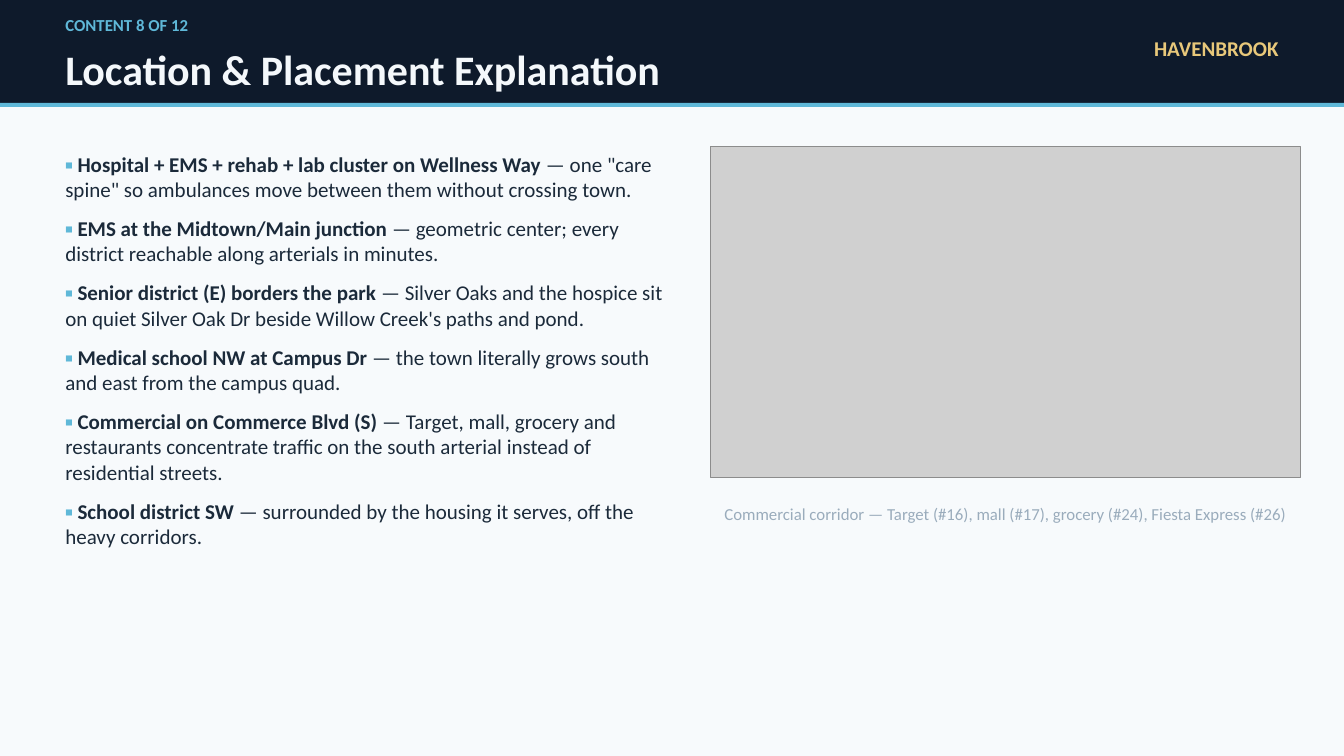
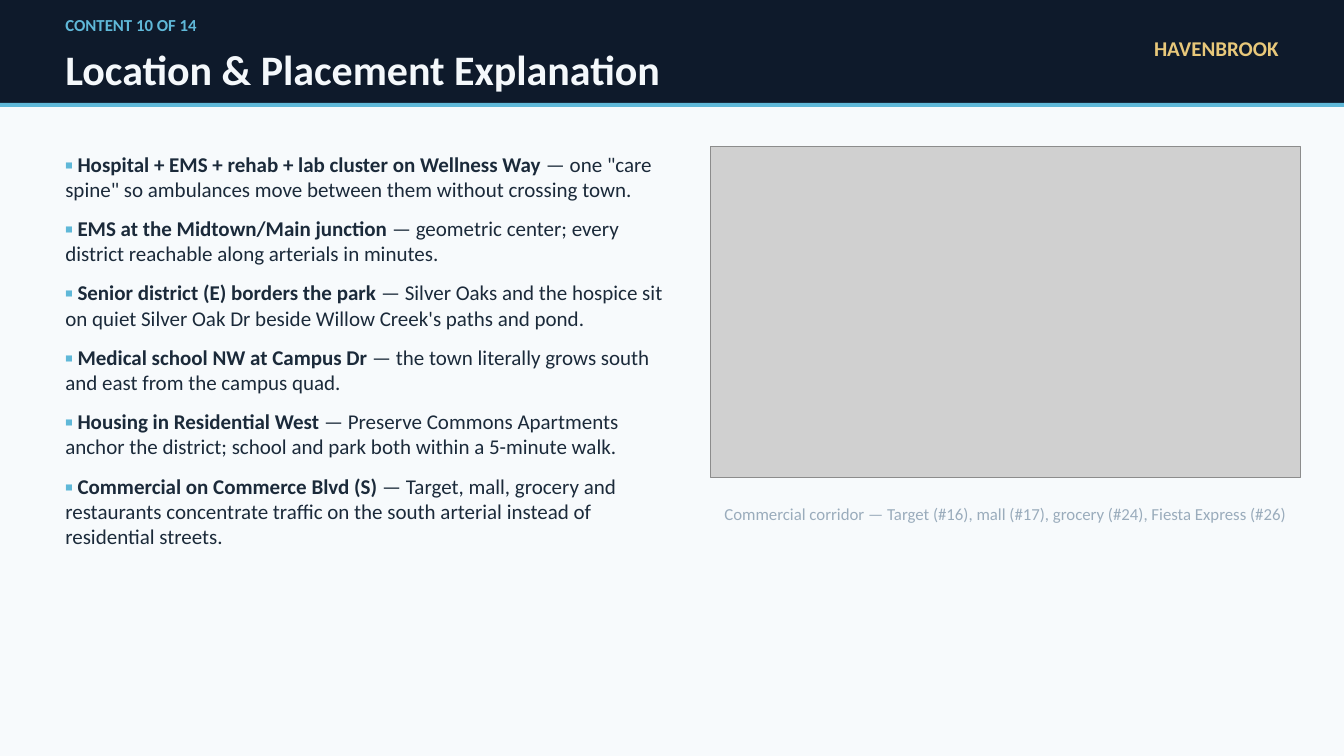
Before and after one commit to dev-abhinavmishra/Digital-Town, a slide deck: slide 11 of Havenbrook_Our_Town_Healthcare_Project.pptx (slide 9 before the commit). Drawn at 1344x756 pixels with LibreOffice and Linux fonts; fonts in the diff are those of the drawing; grey boxes stand for pictures. Boxes give left, top, right and bottom in pixels: in the first picture for what was removed or moved away, otherwise in the second. Text is boxed around its words. In the diff, an @@ line names an element or a change of style, - is before the commit and + after.

```diff
--- a/Havenbrook_Our_Town_Healthcare_Project.pptx
+++ b/Havenbrook_Our_Town_Healthcare_Project.pptx
@@ text at (65, 20, 197, 31): text changed @@
-CONTENT 8 OF 12
+CONTENT 10 OF 14
@@ text at (65, 414, 619, 458): paragraph added @@
+▪ Housing in Residential West — Preserve Commons Apartments anchor the district; school and park both within a 5-minute walk.
@@ text at (65, 504, 633, 548): paragraph removed @@
-▪ School district SW — surrounded by the housing it serves, off the heavy corridors.
```
Also in this commit, not shown: 11 other slides changed, 2 slides added, 7 other files.
